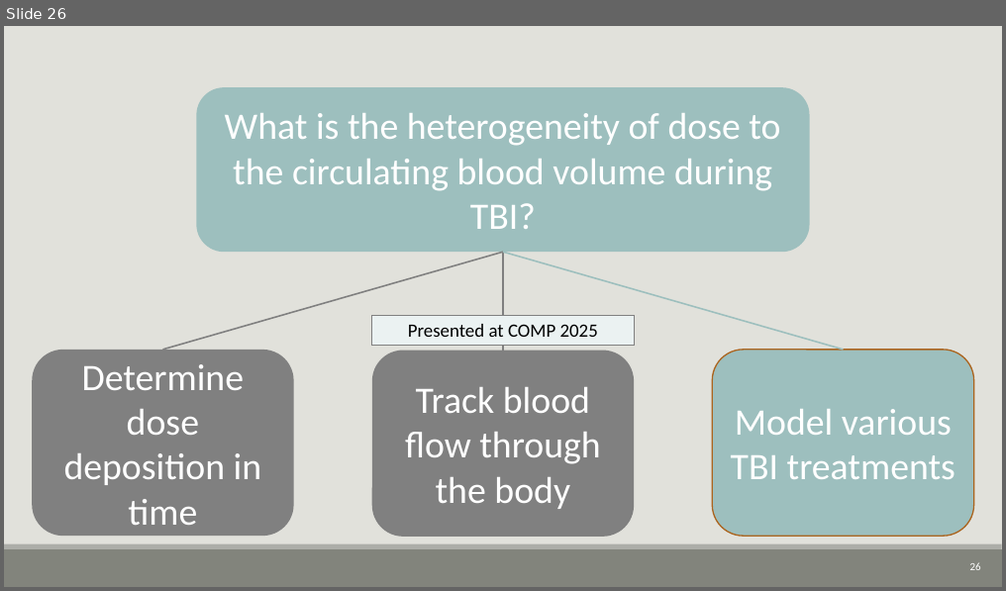
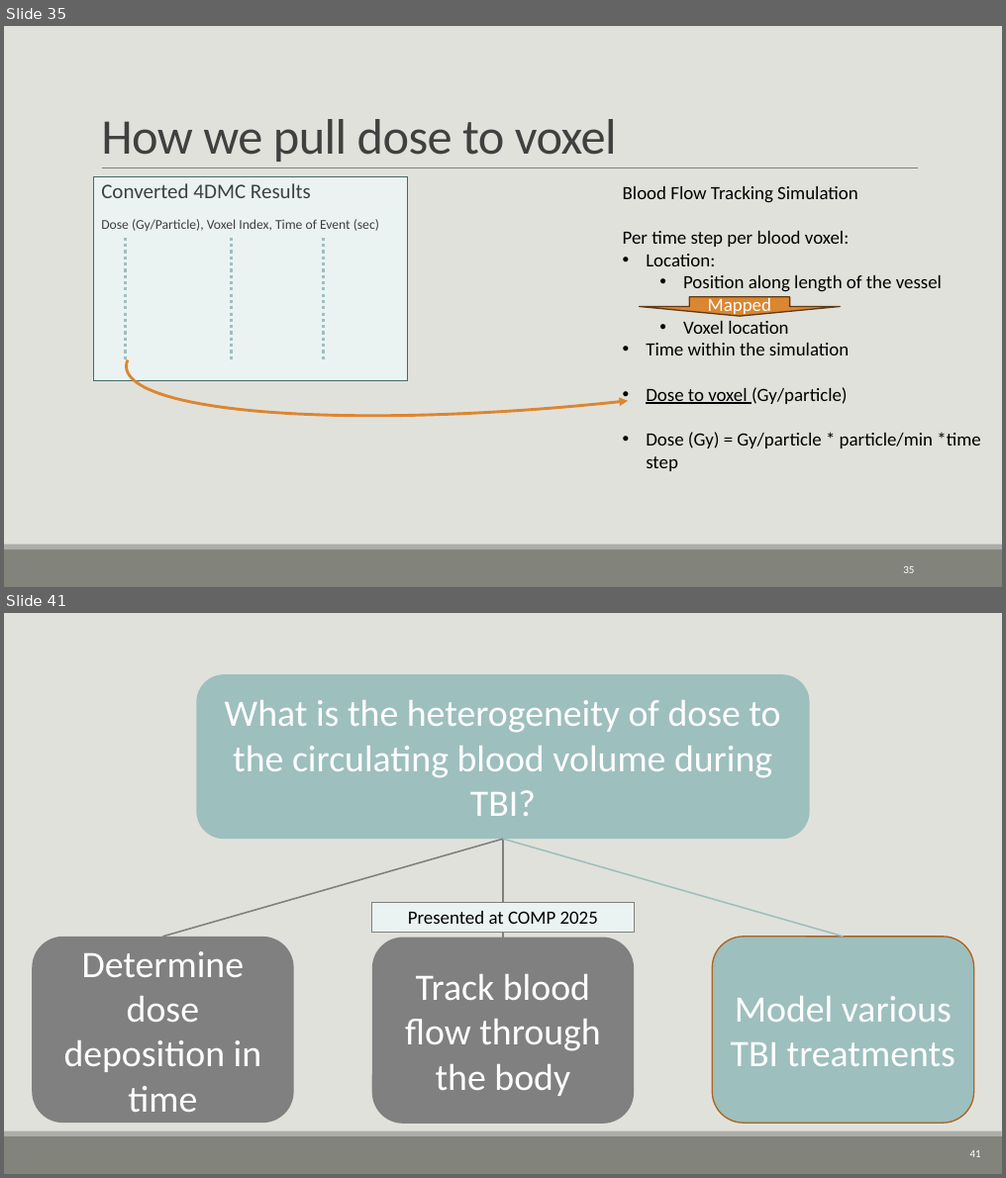
Before and after one commit to CNorthwayMedPhys/Full-Body-Flow-Model-Project, a slide deck: Working Documents/11.25_Committee Meeting.pptx. Shown one above the other, each under a label of ours: slide 26 before the commit, slides 35 and 41 after it; the slides between them are not shown. The pictures are 1006x591 and 1006x1178 pixels, drawn with LibreOffice and Linux fonts; fonts in the diff are those of the drawing. Boxes give left, top, right and bottom in pixels: in the first picture for what was removed or moved away, otherwise in the second. Text is boxed around its words. In the diff, an @@ line names an element or a change of style, - is before the commit and + after.

```diff
--- a/Working Documents/11.25_Committee Meeting.pptx
+++ b/Working Documents/11.25_Committee Meeting.pptx
@@ slide 35 added at bbox=[4, 26, 1002, 587], background #E1E1DB; not listed: 2 template elements that a slide beside it also shows @@
@@ title added at bbox=[101, 119, 617, 162], 48 pt, text #404040 @@
+How we pull dose to voxel
@@ line added from (102, 169) to (918, 169), #808080 0.5 pt @@
@@ text added at bbox=[94, 177, 408, 380], fill #EBF2F2, outline #456968 0.75 pt, 13 pt, text #404040 @@
+  Converted 4DMC Results
+  Dose (Gy/Particle), Voxel Index, Time of Event (sec)
@@ arc (boxed as its full ellipse) added at bbox=[119, 201, 1002, 449], outline #DB8631 2.75 pt @@
@@ text added at bbox=[623, 186, 980, 472], 18 pt, text #000000 @@
+Blood Flow Tracking Simulation
+Per time step per blood voxel:
+• Location:
+  • Position along length of the vessel
+  • Voxel location
+• Time within the simulation
+• Dose to voxel (Gy/particle)
+• Dose (Gy) = Gy/particle * particle/min *time step
@@ line added from (126, 238) to (126, 363), #9DBFBE 3 pt dashed @@
@@ line added from (232, 238) to (232, 363), #9DBFBE 3 pt dashed @@
@@ line added from (323, 238) to (323, 363), #9DBFBE 3 pt dashed @@
@@ down arrow added at bbox=[640, 297, 841, 316], fill #DB8631, outline #603B15 1.25 pt, 18 pt, text #FFFFFF @@
+Mapped
@@ page number added at bbox=[903, 567, 914, 573], 10.5 pt, text #FFFFFF @@
+35
@@ what was slide 26 is now slide 41 @@
@@ page number at bbox=[970, 1151, 981, 1157]: text changed @@
-26
+41
```
Also in this commit, not shown: 8 slides changed, 16 other slides added, 2 slides removed.
